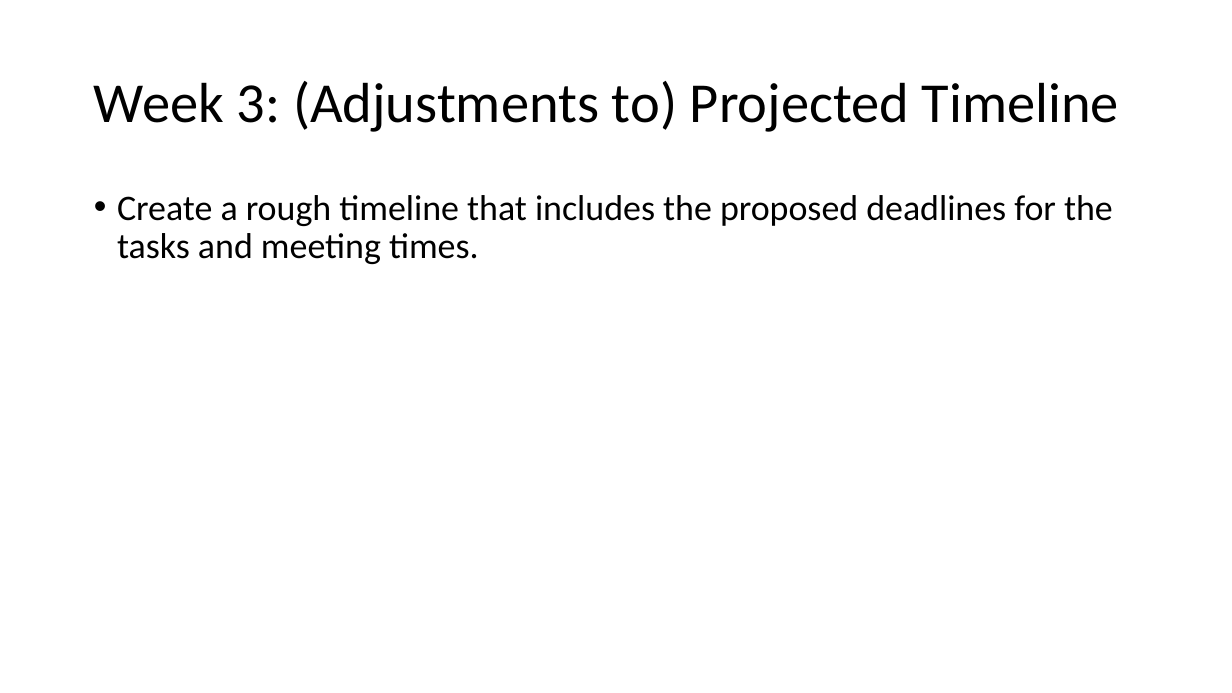
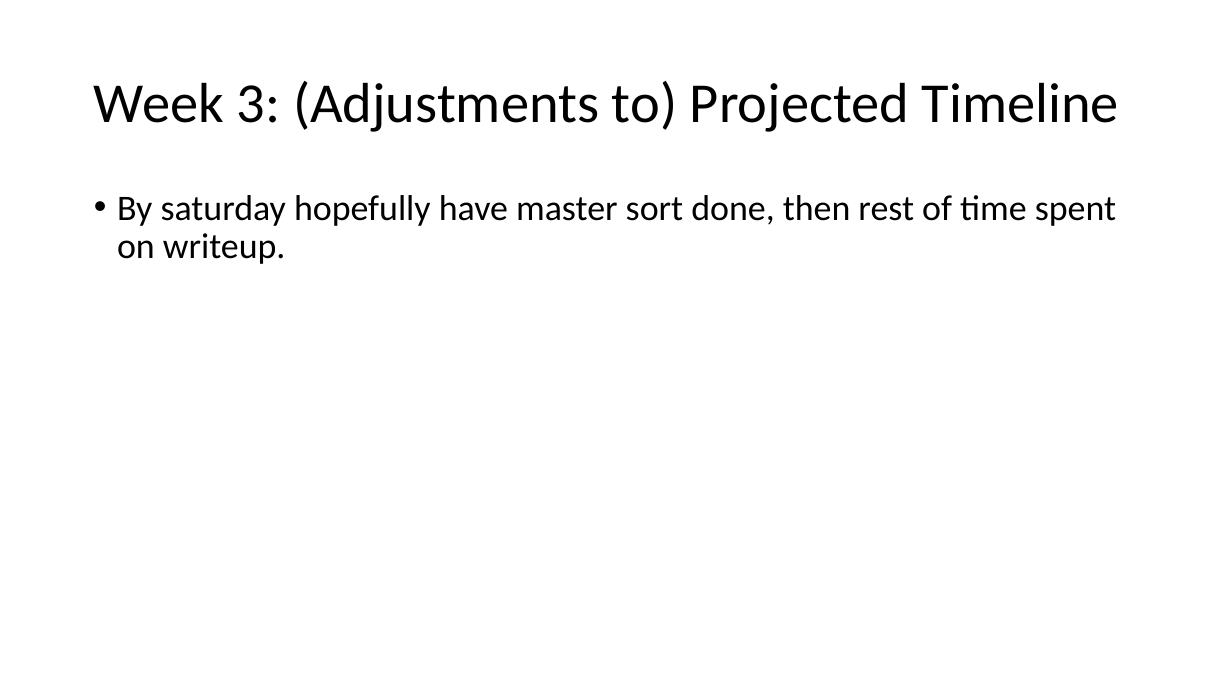
Before and after one commit to SpencerTSmith/Sorting-Optimisation-Lab, a slide deck: slide 12 of artifacts/lab_checkpoint_slides.pptx. Drawn at 1232x693 pixels with LibreOffice and Linux fonts; fonts in the diff are those of the drawing. Boxes give left, top, right and bottom in pixels: in the first picture for what was removed or moved away, otherwise in the second. Text is boxed around its words. In the diff, an @@ line names an element or a change of style, - is before the commit and + after.

```diff
--- a/artifacts/lab_checkpoint_slides.pptx
+++ b/artifacts/lab_checkpoint_slides.pptx
@@ text at [117,195,1116,264]: text changed @@
-• Create a rough timeline that includes the proposed deadlines for the tasks and meeting times.
+• By saturday hopefully have master sort done, then rest of time spent on writeup.
```
Also in this commit, not shown: 7 other slides changed.
